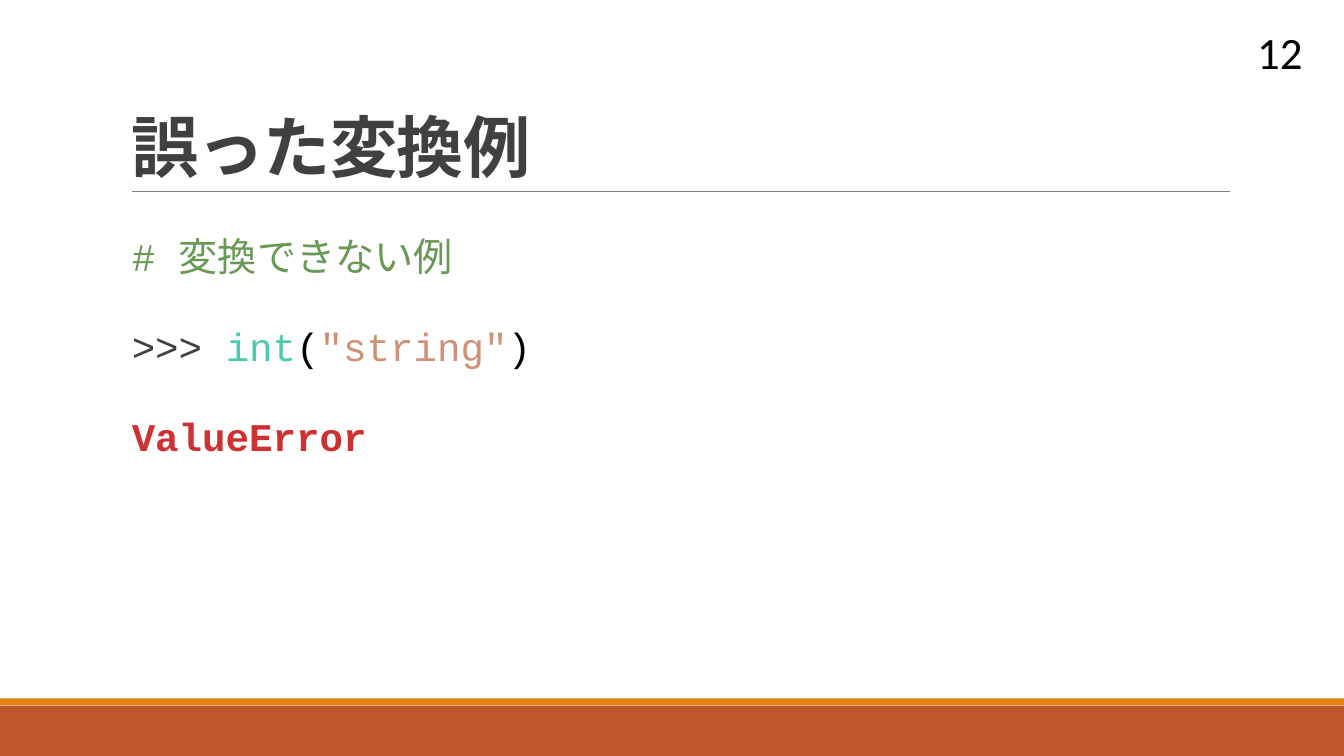
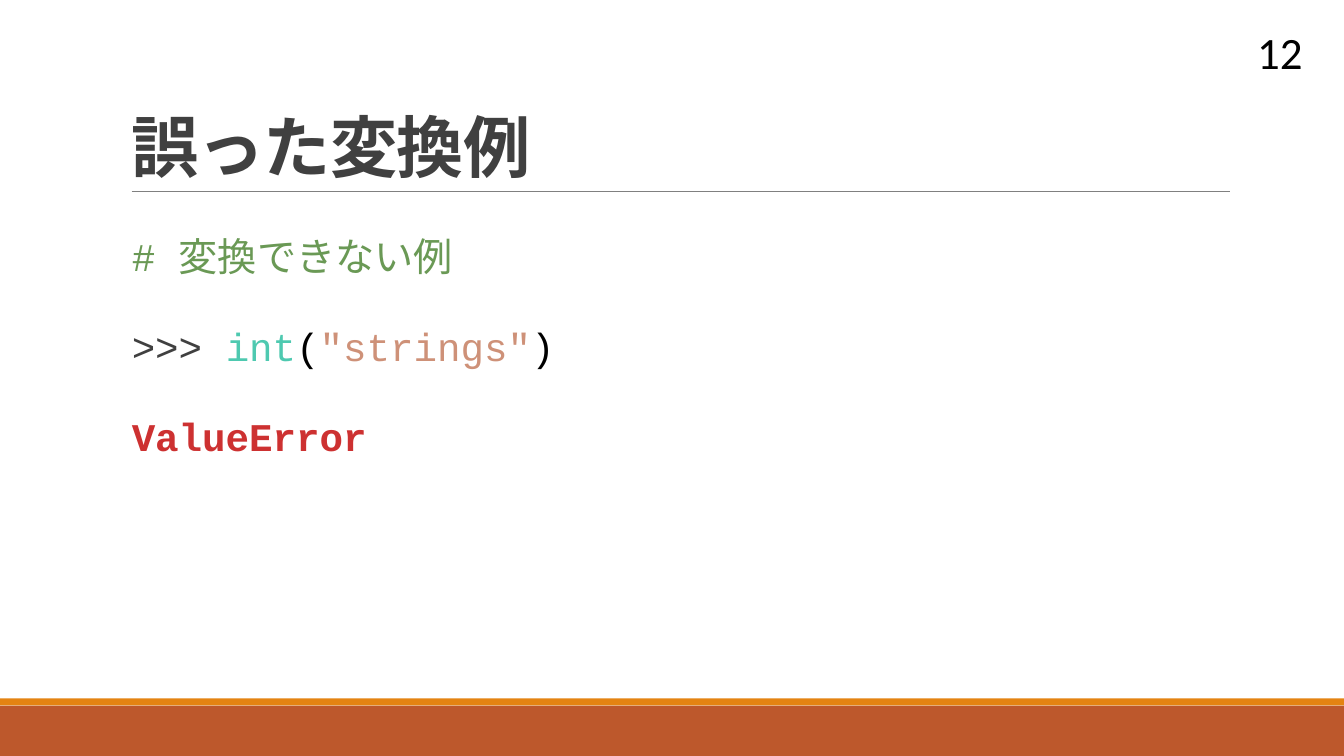
Before and after one commit to navy1634/Teach, a slide deck: slide 12 of 20230711/unit03.pptx. Drawn at 1344x756 pixels with LibreOffice and Linux fonts; fonts in the diff are those of the drawing. Boxes give left, top, right and bottom in pixels: in the first picture for what was removed or moved away, otherwise in the second. Text is boxed around its words. In the diff, an @@ line names an element or a change of style, - is before the commit and + after.

```diff
--- a/20230711/unit03.pptx
+++ b/20230711/unit03.pptx
@@ text at (x1=226, y1=333, x2=555, y2=369): text changed @@
-  >>> int("string")
+  >>> int("strings")
```
Also in this commit, not shown: 8 other slides changed, 1 slide removed, 1 other file.
